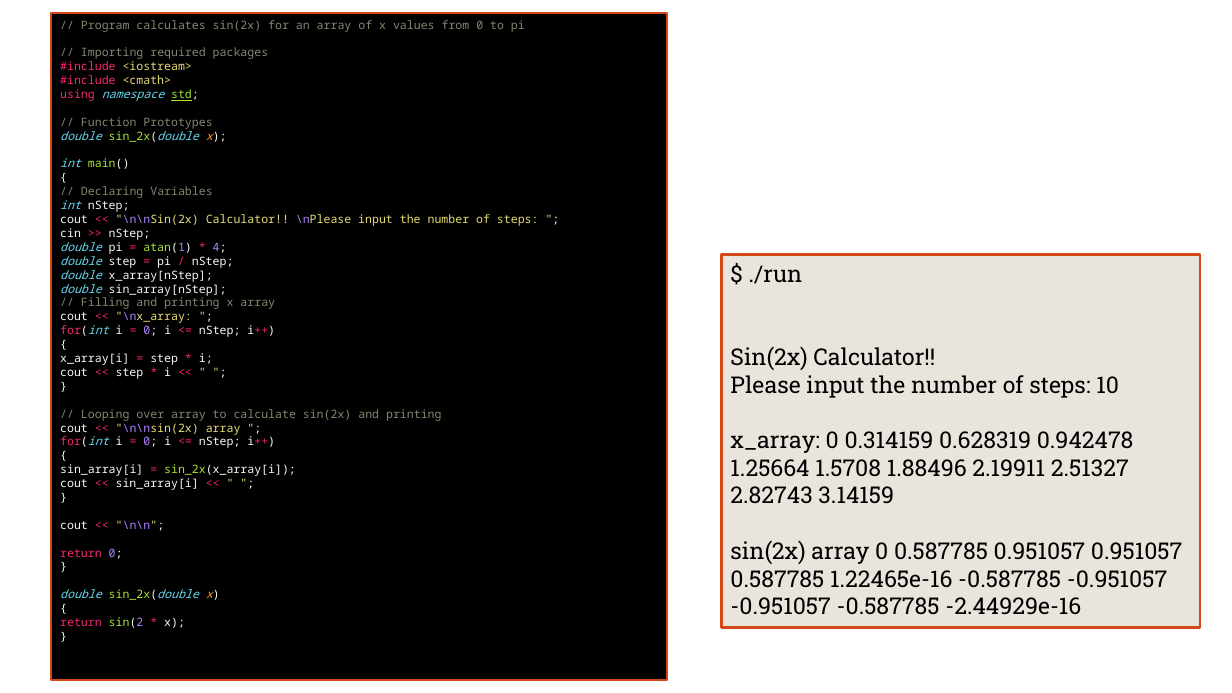
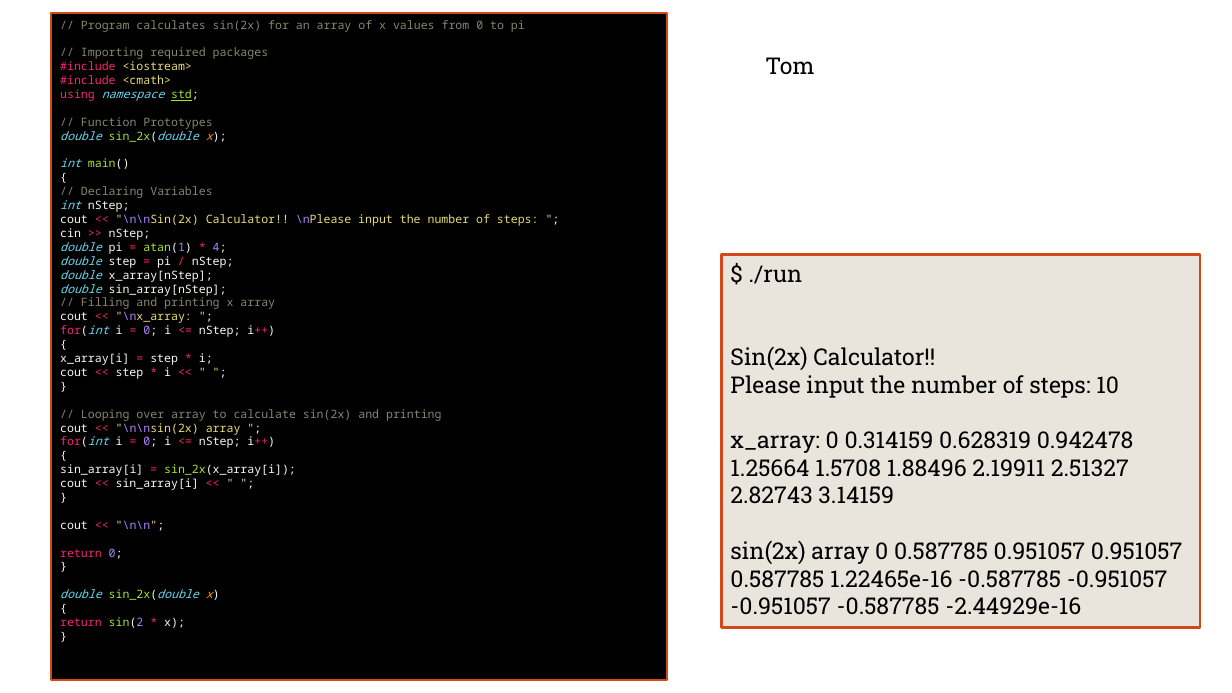
Before and after one commit to Alex-Hill94/Alex-Hill94.github.io, a slide deck: slide 11 of Workshop/Intro_to_C++/Workshop_Three.pptx (slide 10 before the commit). Drawn at 1232x693 pixels with LibreOffice and Linux fonts; fonts in the diff are those of the drawing; background and template pictures are left out. Boxes give left, top, right and bottom in pixels: in the first picture for what was removed or moved away, otherwise in the second. Text is boxed around its words. In the diff, an @@ line names an element or a change of style, - is before the commit and + after.

```diff
--- a/Workshop/Intro_to_C++/Workshop_Three.pptx
+++ b/Workshop/Intro_to_C++/Workshop_Three.pptx
@@ text added at (765, 57, 814, 74), 18 pt, text #000000 @@
+Tom
```
Also in this commit, not shown: 17 other slides changed, 6 slides added, 1 other file.
